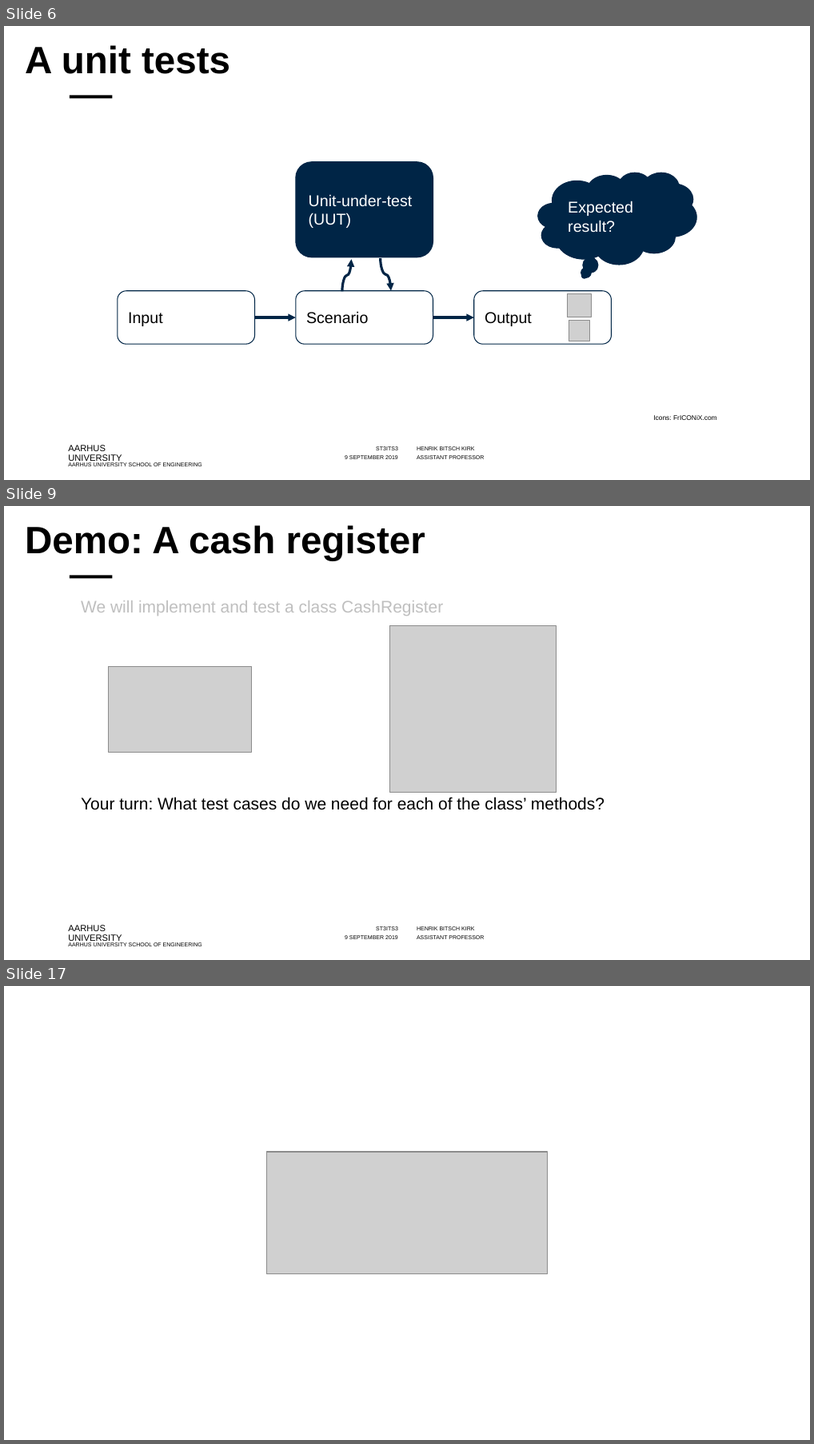
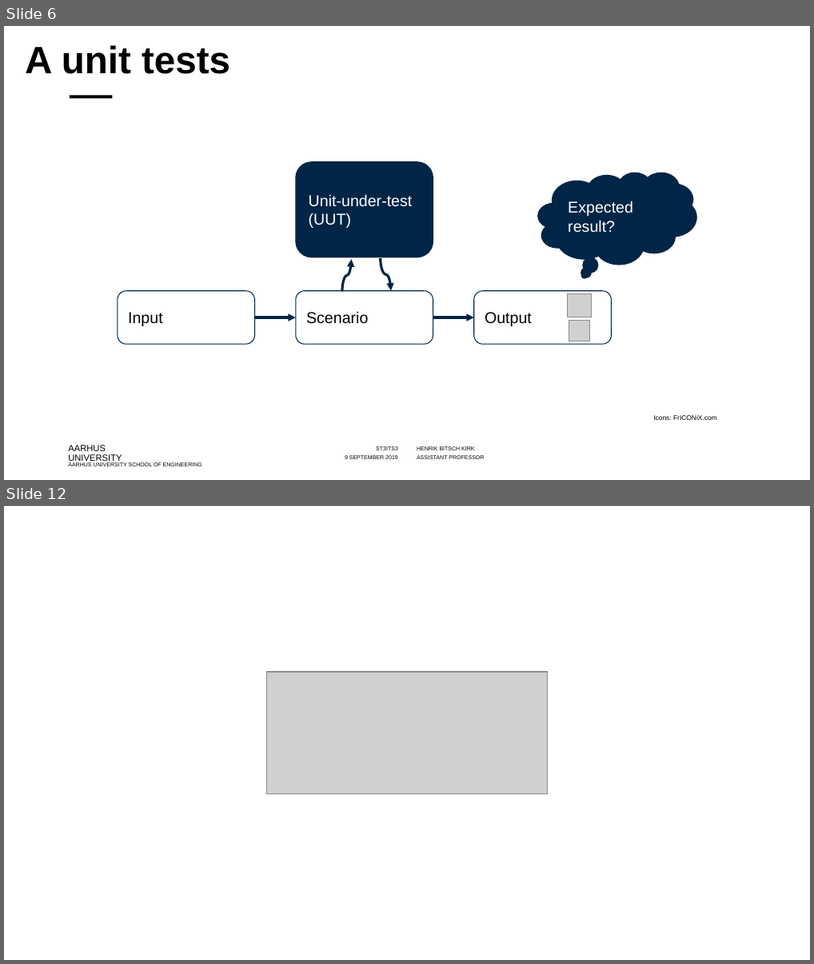
Before and after one commit to codesmurf/st3its3_teaching, a slide deck: 09 Unit Tests/Introduction to Unit Tests.pptx. Shown one above the other, each under a label of ours: slides 6, 9 and 17 before the commit, slides 6 and 12 after it; the slides between them are not shown. The pictures are 814x1444 and 814x964 pixels, drawn with LibreOffice and Linux fonts; fonts in the diff are those of the drawing; grey boxes stand for pictures; background and template pictures are left out. Boxes give left, top, right and bottom in pixels: in the first picture for what was removed or moved away, otherwise in the second. Text is boxed around its words. In the diff, an @@ line names an element or a change of style, - is before the commit and + after.

```diff
--- a/09 Unit Tests/Introduction to Unit Tests.pptx
+++ b/09 Unit Tests/Introduction to Unit Tests.pptx
@@ slide 9 removed at <box>4,506,810,960</box>, background #FFFFFF; not listed: 8 template elements that a slide beside it also shows @@
@@ title removed at <box>25,525,426,561</box> @@
-Demo: A cash register
@@ text removed at <box>81,600,443,616</box> @@
-We will implement and test a class CashRegister
@@ picture removed at <box>390,625,556,792</box> @@
@@ picture removed at <box>108,667,251,752</box> @@
@@ text removed at <box>81,796,605,810</box> @@
-Your turn: What test cases do we need for each of the class’ methods?
@@ what was slide 17 is now slide 12 @@
```
Also in this commit, not shown: 10 slides changed, 1 slide added, 9 other slides removed.
